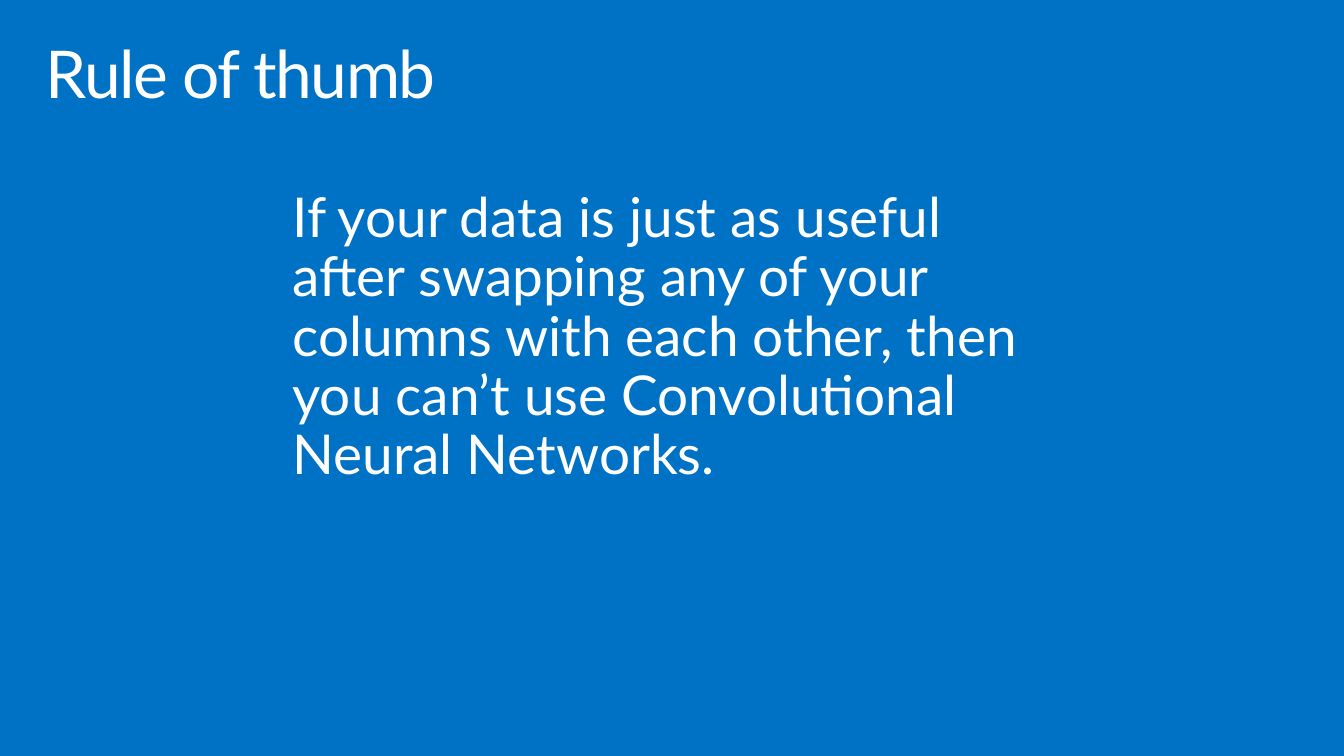
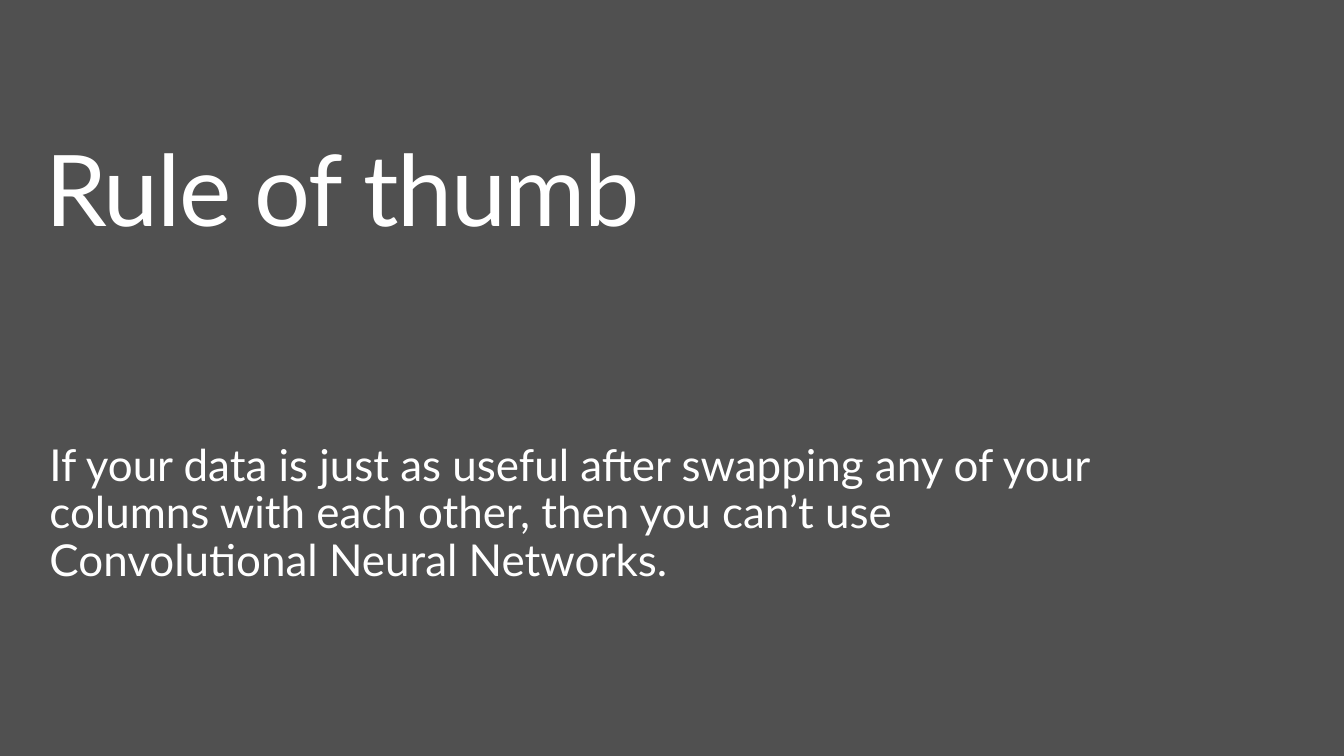
Before and after one commit to bienhuynh/KTTTNT, a slide deck: slide 88 of Nhan dang chu viet tay/Final/Docs/Thuật toán mạng CNN.pptx. Drawn at 1344x756 pixels with LibreOffice and Linux fonts; fonts in the diff are those of the drawing; background and template pictures are left out. Boxes give left, top, right and bottom in pixels: in the first picture for what was removed or moved away, otherwise in the second. Text is boxed around its words. In the diff, an @@ line names an element or a change of style, - is before the commit and + after.

```diff
--- a/Nhan dang chu viet tay/Final/Docs/Thuật toán mạng CNN.pptx
+++ b/Nhan dang chu viet tay/Final/Docs/Thuật toán mạng CNN.pptx
@@ background #0072C6 to picture (left out) @@
@@ title "Rule of thumb": place and size @@
-title "Rule of thumb" at <box>45,49,436,99</box>
+title "Rule of thumb" at <box>45,153,640,227</box>
@@ title "Rule of thumb" at <box>45,153,640,227</box>: size 48 to 72 pt @@
@@ text "If your data is just ...": place and size @@
-text "If your data is just ..." at <box>293,196,1017,475</box>
+text "If your data is just ..." at <box>49,448,1090,577</box>
@@ text "If your data is just ..." at <box>49,448,1090,577</box>: size 40 to 32 pt; less space between paragraphs @@
```
Also in this commit, not shown: 90 other slides changed, 1 slide added, 1 slide removed, 10 other files.
